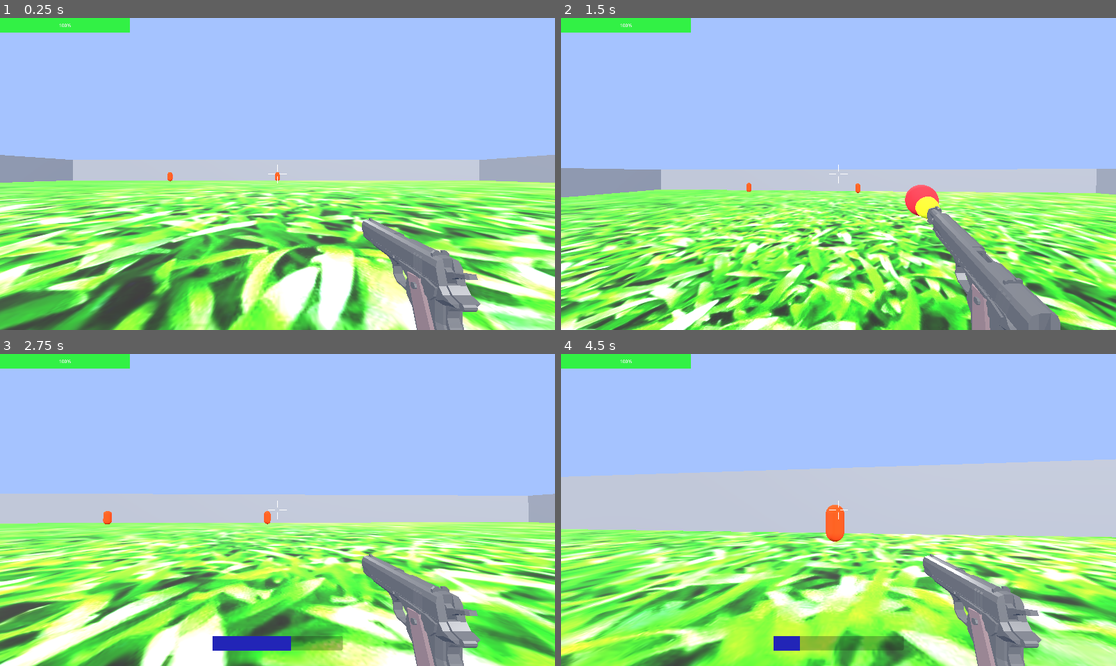
Above: before the commit, frames 1-4 (two rows, left to right).
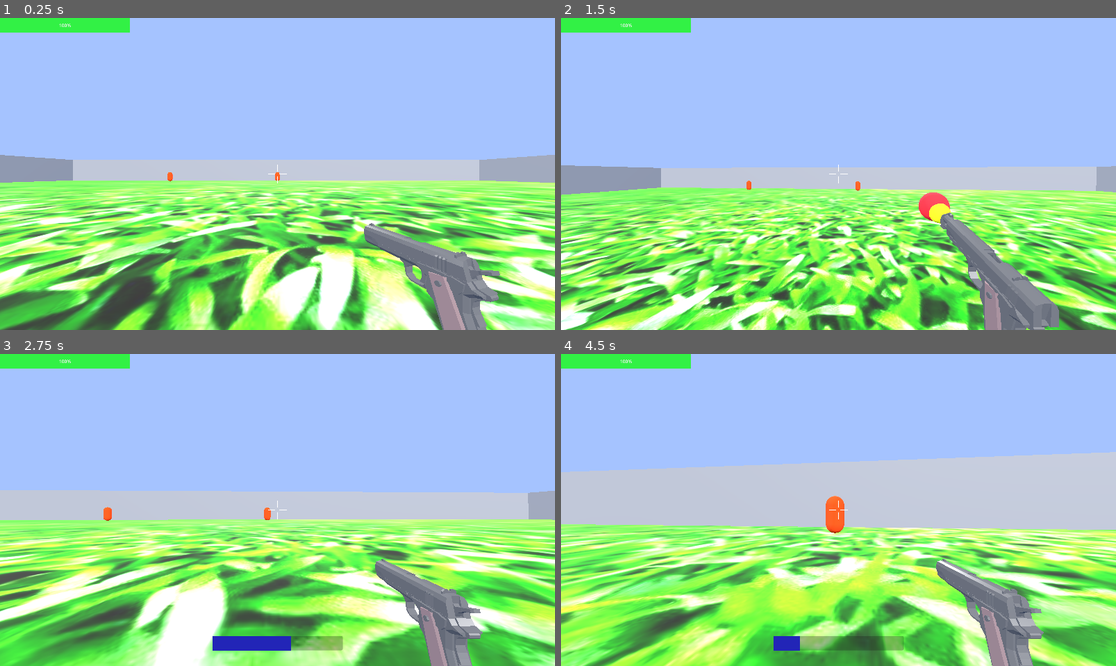
Above: after the commit, the same moments.

Repository: mikerkelly87/Godot_FPS_Template
Game: Godot game, scene res://scenes/world.tscn
The game is run twice, just before and just after one commit, with the same random seed, the same clock (stepped at 60 frames per second) and the same inputs.
Inputs (mouse positions are in pixels of both pictures, inside the frame that each line leads up to):
- Up to frame 1 (0.25 s): no input
- Up to frame 2 (1.5 s): tap Enter at 0.5 s; move the mouse to (866, 174) at 0.52 s; hold Ctrl (crouch) 0.53-1.28 s; hold W (move_forward) from 0.53 s (still down); tap Space (jump) at 0.77 s; click (866, 174) at 0.8 s; move the mouse to (810, 174) at 1.27 s; click (810, 174) at 1.35 s
- Up to frame 3 (2.75 s): keep holding W (move_forward); tap Space (jump) at 1.52 s; tap Shift (sprint) at 1.55 s; move the mouse to (288, 503) at 2.02 s; hold Shift (sprint) from 2.03 s (still down); tap Ctrl (crouch) at 2.3 s
- Up to frame 4 (4.5 s): keep holding W (move_forward); move the mouse to (832, 516) at 2.77 s; release Shift (sprint) at 2.78 s; tap Ctrl (crouch) at 2.85 s; tap Space (jump) at 3.02, 3.77 s; click (832, 516) at 3.05 s; move the mouse to (877, 513) at 3.52 s; hold Shift (sprint) 3.53-4.28 s; click (877, 513) at 3.6 s; move the mouse to (794, 506) at 4.27 s; tap Shift (sprint) at 4.35 s

The runs differ from the first frame. In frame 1, 2.9% of the frame differs, in the area x 6-95%, y 44-100%; in frame 2, 38%; in frame 3, 40%; in frame 4, 41%, in the area x 0-100%, y 31-100%.

Commit message:
Adding head bob

Diff:
--- a/scenes/m1911.tscn
+++ b/scenes/m1911.tscn
@@ -78,89 +78,67 @@
 "values": [false, true, false]
 }
 
-[sub_resource type="Animation" id="Animation_iiq7v"]
-length = 0.001
+[sub_resource type="Animation" id="Animation_dkv1m"]
+resource_name = "lower"
+length = 0.3
 tracks/0/type = "value"
 tracks/0/imported = false
 tracks/0/enabled = true
-tracks/0/path = NodePath("Cube_001:position")
+tracks/0/path = NodePath(".:rotation")
 tracks/0/interp = 1
 tracks/0/loop_wrap = true
 tracks/0/keys = {
-"times": PackedFloat32Array(0),
-"transitions": PackedFloat32Array(1),
+"times": PackedFloat32Array(0, 0.3),
+"transitions": PackedFloat32Array(1, 1),
 "update": 0,
-"values": [Vector3(0, 0, 0.641067)]
+"values": [Vector3(0, 0, 0), Vector3(-0.692983, 0, 0)]
 }
 tracks/1/type = "value"
 tracks/1/imported = false
 tracks/1/enabled = true
-tracks/1/path = NodePath("Cube_008:rotation")
+tracks/1/path = NodePath(".:position")
 tracks/1/interp = 1
 tracks/1/loop_wrap = true
 tracks/1/keys = {
-"times": PackedFloat32Array(0),
-"transitions": PackedFloat32Array(1),
+"times": PackedFloat32Array(0, 0.3),
+"transitions": PackedFloat32Array(1, 1),
 "update": 0,
-"values": [Vector3(0.733038, 0, 0)]
-}
-tracks/2/type = "value"
-tracks/2/imported = false
-tracks/2/enabled = true
-tracks/2/path = NodePath("Cube_004:position")
-tracks/2/interp = 1
-tracks/2/loop_wrap = true
-tracks/2/keys = {
-"times": PackedFloat32Array(0),
-"transitions": PackedFloat32Array(1),
-"update": 0,
-"values": [Vector3(0, 0, 0.204606)]
-}
-tracks/3/type = "value"
-tracks/3/imported = false
-tracks/3/enabled = true
-tracks/3/path = NodePath(".:rotation")
-tracks/3/interp = 1
-tracks/3/loop_wrap = true
-tracks/3/keys = {
-"times": PackedFloat32Array(0),
-"transitions": PackedFloat32Array(1),
-"update": 0,
-"values": [Vector3(0.349066, 0, 0)]
-}
-tracks/4/type = "value"
-tracks/4/imported = false
-tracks/4/enabled = true
-tracks/4/path = NodePath("MeshInstance3D:visible")
-tracks/4/interp = 1
-tracks/4/loop_wrap = true
-tracks/4/keys = {
-"times": PackedFloat32Array(0),
-"transitions": PackedFloat32Array(1),
-"update": 1,
-"values": [false]
-}
-tracks/5/type = "value"
-tracks/5/imported = false
-tracks/5/enabled = true
-tracks/5/path = NodePath("MeshInstance3D2:visible")
-tracks/5/interp = 1
-tracks/5/loop_wrap = true
-tracks/5/keys = {
-"times": PackedFloat32Array(0),
-"transitions": PackedFloat32Array(1),
-"update": 1,
-"values": [false]
+"values": [Vector3(0, 0, 0), Vector3(0, -0.615692, 0)]
 }
 
-[sub_resource type="Animation" id="Animation_31wm0"]
-resource_name = "idle"
+[sub_resource type="Animation" id="Animation_ed26s"]
+resource_name = "raise"
+length = 0.3
+tracks/0/type = "value"
+tracks/0/imported = false
+tracks/0/enabled = true
+tracks/0/path = NodePath(".:rotation")
+tracks/0/interp = 1
+tracks/0/loop_wrap = true
+tracks/0/keys = {
+"times": PackedFloat32Array(0, 0.3),
+"transitions": PackedFloat32Array(1, 1),
+"update": 0,
+"values": [Vector3(-0.692896, 0, 0), Vector3(0, 0, 0)]
+}
+tracks/1/type = "value"
+tracks/1/imported = false
+tracks/1/enabled = true
+tracks/1/path = NodePath(".:position")
+tracks/1/interp = 1
+tracks/1/loop_wrap = true
+tracks/1/keys = {
+"times": PackedFloat32Array(0, 0.3),
+"transitions": PackedFloat32Array(1, 1),
+"update": 0,
+"values": [Vector3(0, -0.616, 0), Vector3(0, 0, 0)]
+}
 
 [sub_resource type="AnimationLibrary" id="AnimationLibrary_3tfnp"]
 _data = {
-"RESET": SubResource("Animation_iiq7v"),
 "fire": SubResource("Animation_6onvo"),
-"idle": SubResource("Animation_31wm0")
+"lower": SubResource("Animation_dkv1m"),
+"raise": SubResource("Animation_ed26s")
 }
 
 [sub_resource type="StandardMaterial3D" id="StandardMaterial3D_or433"]
@@ -176,16 +154,10 @@
 material = SubResource("StandardMaterial3D_6qjc8")
 
 [node name="m1911" instance=ExtResource("1_63iux")]
-transform = Transform3D(1, 0, 0, 0, 0.939693, -0.34202, 0, 0.34202, 0.939693, 0, 0, 0)
-
-[node name="Cube_001" parent="." index="1"]
-transform = Transform3D(1, 0, 0, 0, 1, 0, 0, 0, 1, 0, 0, 0.641067)
-
-[node name="Cube_004" parent="." index="4"]
-transform = Transform3D(1, 0, 0, 0, 1, 0, 0, 0, 1, 0, 0, 0.204606)
+transform = Transform3D(0.1, 0, 0, 0, 0.1, 0, 0, 0, 0.1, 0, 0, 0)
 
 [node name="Cube_008" parent="." index="9"]
-transform = Transform3D(1, 0, 0, 0, 0.743145, -0.66913, 0, 0.66913, 0.743145, 0.314855, 1.04074, 1.62882)
+transform = Transform3D(1, 0, 0, 0, 1, 0, 0, 0, 1, 0.314855, 1.04074, 1.62882)
 
 [node name="AnimationPlayer" type="AnimationPlayer" parent="." index="16"]
 libraries = {
--- a/scenes/player.tscn
+++ b/scenes/player.tscn
@@ -17,6 +17,62 @@
 background_mode = 1
 background_color = Color(0.647059, 0.764706, 1, 1)
 sky = SubResource("Sky_3tf62")
+
+[sub_resource type="Animation" id="Animation_ekc64"]
+resource_name = "sprint"
+length = 0.2
+loop_mode = 1
+tracks/0/type = "value"
+tracks/0/imported = false
+tracks/0/enabled = true
+tracks/0/path = NodePath(".:position")
+tracks/0/interp = 1
+tracks/0/loop_wrap = true
+tracks/0/keys = {
+"times": PackedFloat32Array(0, 0.1, 0.2),
+"transitions": PackedFloat32Array(1, 1, 1),
+"update": 0,
+"values": [Vector3(0, 0.5, 0), Vector3(0, -0.080057, 0), Vector3(0, 0.08, 0)]
+}
+
+[sub_resource type="Animation" id="Animation_djthn"]
+resource_name = "walk"
+length = 0.5
+loop_mode = 1
+tracks/0/type = "value"
+tracks/0/imported = false
+tracks/0/enabled = true
+tracks/0/path = NodePath(".:position")
+tracks/0/interp = 1
+tracks/0/loop_wrap = true
+tracks/0/keys = {
+"times": PackedFloat32Array(0.2, 0.5),
+"transitions": PackedFloat32Array(1, 1),
+"update": 0,
+"values": [Vector3(0, -0.08, 0), Vector3(0, 0.08, 0)]
+}
+
+[sub_resource type="Animation" id="Animation_wwl2q"]
+length = 0.001
+tracks/0/type = "value"
+tracks/0/imported = false
+tracks/0/enabled = true
+tracks/0/path = NodePath(".:position")
+tracks/0/interp = 1
+tracks/0/loop_wrap = true
+tracks/0/keys = {
+"times": PackedFloat32Array(0),
+"transitions": PackedFloat32Array(1),
+"update": 0,
+"values": [Vector3(0, 0.5, 0)]
+}
+
+[sub_resource type="AnimationLibrary" id="AnimationLibrary_ion17"]
+_data = {
+"RESET": SubResource("Animation_wwl2q"),
+"sprint": SubResource("Animation_ekc64"),
+"walk": SubResource("Animation_djthn")
+}
 
 [sub_resource type="CapsuleShape3D" id="CapsuleShape3D_ek6oq"]
 radius = 0.57483
@@ -45,8 +101,13 @@
 collide_with_areas = true
 debug_shape_thickness = 1
 
+[node name="AnimationPlayer" type="AnimationPlayer" parent="Camera3D"]
+libraries = {
+"": SubResource("AnimationLibrary_ion17")
+}
+
 [node name="m1911" parent="Camera3D" instance=ExtResource("2_ty3xy")]
-transform = Transform3D(0.1, 0, 0, 0, 0.0939693, -0.034202, 0, 0.034202, 0.0939693, 0.398, -0.34, -0.649)
+transform = Transform3D(0.0965926, 0, 0.0258819, 0, 0.1, 0, -0.0258819, 0, 0.0965926, 0.503648, -0.385164, -0.748758)
 
 [node name="CollisionShape3D" type="CollisionShape3D" parent="."]
 transform = Transform3D(1, 0, 0, 0, 1, 0, 0, 0, 1, 0, 0.0628227, -0.0282702)
--- a/scenes/world.tscn
+++ b/scenes/world.tscn
@@ -18,9 +18,6 @@
 size = Vector3(100.143, 1, 100.531)
 
 [node name="World" type="Node3D"]
-
-[node name="Player" parent="." instance=ExtResource("2_opkle")]
-transform = Transform3D(1, 0, 0, 0, 1, 0, 0, 0, 1, 0, 1.06177, 0)
 
 [node name="Wall01" type="StaticBody3D" parent="."]
 transform = Transform3D(1, 0, 0, 0, 1, 0, 0, 0, 1, 0, -1.00343, -44.8188)
@@ -96,5 +93,7 @@
 [node name="Enemy2" parent="." instance=ExtResource("3_iwefc")]
 transform = Transform3D(1, 0, 0, 0, 1, 0, 0, 0, 1, -23.7844, 0, -45.0009)
 
+[node name="Player" parent="." instance=ExtResource("2_opkle")]
+
 [connection signal="deal_damage" from="Player" to="Enemy" method="_on_player_deal_damage"]
 [connection signal="deal_damage" from="Player" to="Enemy2" method="_on_player_deal_damage"]
--- a/scripts/player.gd
+++ b/scripts/player.gd
@@ -9,6 +9,7 @@
 var crouch_speed := 2.0
 var can_sprint := true
 var is_sprinting := false
+var can_shoot := true
 #var mouse_sensitivity := 0.001
 var max_health := 100.0
 var health := max_health
@@ -26,7 +27,7 @@
 
 	# This is only here because at this time I can't figure out why the m1911
 	# instance starts itself off at the middle keyframe of the fire animation
-	$Camera3D/m1911/AnimationPlayer.play("fire")
+	#$Camera3D/m1911/AnimationPlayer.play("fire")
 
 
 # Handle mouse look
@@ -54,26 +55,38 @@
 	# Handle sprint input.
 	if can_sprint == true:
 		if Input.is_action_just_pressed("sprint"):
+			$Camera3D/AnimationPlayer.play("sprint")
+			#$Camera3D/m1911/AnimationPlayer.play("lower")
 			$SprintRecharge.stop()
 			is_sprinting = true
+			can_shoot = false
 			speed = sprint_speed
 			stamina -= 10.0
 			$SprintCooldown.start()
 		elif Input.is_action_just_released("sprint"):
+			$Camera3D/AnimationPlayer.stop()
+			#$Camera3D/m1911/AnimationPlayer.play("raise")
 			is_sprinting = false
+			can_shoot = true
 			speed = BASE_SPEED
 			$SprintCooldown.stop()
 			$SprintRecharge.start()
 	elif can_sprint == false:
 		if Input.is_action_pressed("sprint"):
+			$Camera3D/AnimationPlayer.play("walk")
+			#$Camera3D/m1911/AnimationPlayer.play("raise")
+			can_shoot = true
 			speed = BASE_SPEED
 		if Input.is_action_just_released("sprint"):
+			$Camera3D/AnimationPlayer.stop()
+			#$Camera3D/m1911/AnimationPlayer.play("raise")
 			is_sprinting = false
+			can_shoot = true
 			speed = BASE_SPEED
 			$SprintCooldown.stop()
 			$SprintRecharge.start()
 
-	# Handle crouch
+	# Handle crouch by lowering camera position
 	if Input.is_action_pressed("crouch"):
 		can_sprint = false
 		$Camera3D.position.y = 0.0
@@ -90,9 +103,11 @@
 	var input_dir := Input.get_vector("move_left", "move_right", "move_forward", "move_backward")
 	var direction := (transform.basis * Vector3(input_dir.x, 0, input_dir.y)).normalized()
 	if direction:
+		$Camera3D/AnimationPlayer.play("walk")
 		velocity.x = direction.x * speed
 		velocity.z = direction.z * speed
 	else:
+		$Camera3D/AnimationPlayer.stop()
 		velocity.x = move_toward(velocity.x, 0, speed)
 		velocity.z = move_toward(velocity.z, 0, speed)
 
@@ -152,15 +167,16 @@
 # ID of the object that was shot.
 func shoot() -> void:
 	if Input.is_action_just_pressed("shoot"):
-		$Camera3D/m1911/AnimationPlayer.play("fire")
-		if $Camera3D/RayCast3D.is_colliding() == true:
-			var collided_object_id = $Camera3D/RayCast3D.get_collider_rid()
-			deal_damage.emit(collided_object_id)
-			$UI/Control/CenterContainer/CrosshairMain.visible = false
-			$UI/Control/CenterContainer/CrosshairHit.visible = true
-			$UI/CrosshairTimer.start()
-		elif $Camera3D/RayCast3D.is_colliding() == false:
-			pass
+		if can_shoot == true:
+			$Camera3D/m1911/AnimationPlayer.play("fire")
+			if $Camera3D/RayCast3D.is_colliding() == true:
+				var collided_object_id = $Camera3D/RayCast3D.get_collider_rid()
+				deal_damage.emit(collided_object_id)
+				$UI/Control/CenterContainer/CrosshairMain.visible = false
+				$UI/Control/CenterContainer/CrosshairHit.visible = true
+				$UI/CrosshairTimer.start()
+			elif $Camera3D/RayCast3D.is_colliding() == false:
+				pass
 
 
 # Set the player's crosshair back to normal after landing a hit.
Not shown: 1 places in scenes/player.tscn that only renumber resources
